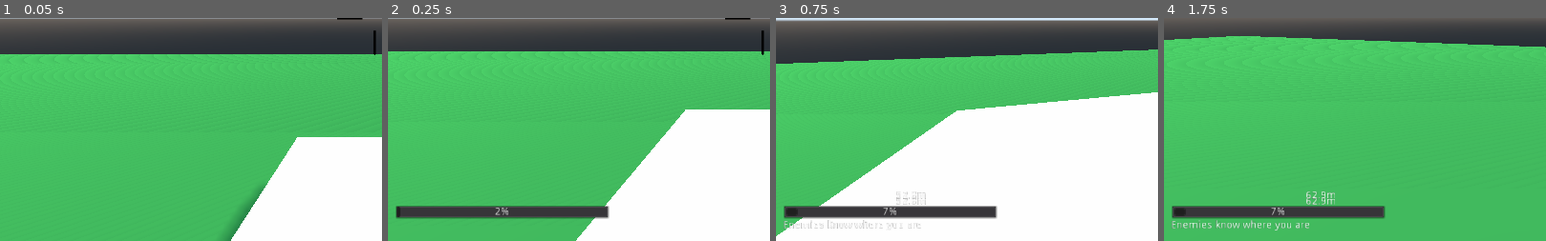
Above: before the commit, frames 1-4 (left to right).
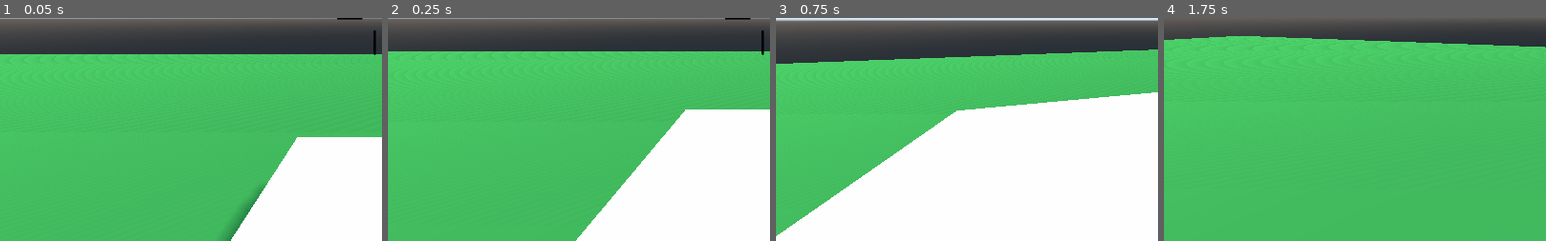
Above: after the commit, the same moments.

Repository: camgrodgers/senior-fps
Game: Godot game, scene res://Main.tscn
Same seed, same stepped clock (60 frames per second), same inputs: the game is played once before the commit and once after it.
Inputs (mouse positions are % of the whole screen's width and height, from its top left):
- Up to frame 1 (0.05 s): no input
- Up to frame 2 (0.25 s): no input
- Up to frame 3 (0.75 s): tap Enter at 0.5 s; move the mouse to (55, 50) at 0.52 s; hold Up (move_forward) from 0.53 s (still down); tap C (crouch) at 0.6 s
- Up to frame 4 (1.75 s): keep holding Up (move_forward); tap Space (jump) at 0.77, 1.52 s; move the mouse to (45, 50) at 1.27 s; tap E (interact) at 1.35 s
The pictures show only the part of the screen within x 1-51%, y 50-100%; the shares and areas given below are measured in that part.

Frame 1 is identical in both runs. In frame 2, 3.3% of the frame differs, in the area x 2-58%, y 84-91%; in frame 3, 3.7%; in frame 4, 4.1%, in the area x 2-58%, y 77-96%.

Commit message:
Refactored AI states to userefactored movement

Diff:
--- a/Enemies/Enemy.gd
+++ b/Enemies/Enemy.gd
@@ -30,7 +30,7 @@
 	SHOOT
 }
 
-var state = FIND
+var state = PATROL
 
 func update_path(goal: Vector3) -> void:
 	var new_path_pool: PoolVector3Array = nav.get_simple_path(translation, goal, true)
@@ -64,7 +64,7 @@
 	var shortestNodePathIndex = null
 	var currentNodePathIndex = 0
 	for n in coverNodes:
-		if n.occupied:
+		if n.occupied == true:
 			currentNodePathIndex += 1
 			continue
 		var path_to_node = nav.get_simple_path(translation, n.translation, true)
@@ -75,12 +75,12 @@
 		currentNodePathIndex += 1
 	if shortestNodePathIndex == null:
 		print("no free nodes")
-		prep_node(currentNode)
-		return
-	prep_node(coverNodes[shortestNodePathIndex])
+		return currentNode
+	return coverNodes[shortestNodePathIndex]
 
 func prep_node(node):
-	clear_node_data()
+	if currentNode != node:
+		clear_node_data()
 	update_path(node.translation)
 	currentNode = node
 	currentNode.occupied = true
@@ -140,67 +140,47 @@
 			var distance = translation.distance_to(player.translation)
 			if distance > 10:
 				state = FIND
-#		PATROL:
-#			if check_vision():
-#				state = FIND_COVER
-#				clear_node_data()
-#				return
-#			if $PatrolTimer.get_time_left() > 0:
-#				return
-#			else:
-#				if path.size() < 1:
-#					prep_node(patrolNodes[patrolNodeIndex])
-#					if patrolNodeIndex == patrolNodes.size() - 1:
-#						patrolNodeIndex = 0
-#					else:
-#						patrolNodeIndex += 1
-#					$PatrolTimer.start()
-#				var to = path[0]
-#				var distance = translation.distance_to(to)
-#				var total_distance = get_absolute_distance(target.translation)
-#
-#				if distance < moving:
-#					path.pop_front()
-#					return
-#
-#				var velocity = translation.direction_to(path[0]).normalized() * ENEMY_SPEED
-#				look_at(global_transform.origin + velocity, Vector3.UP)
-#				translation = translation.linear_interpolate(to, moving / distance)
-#
-#		FIND_COVER:
-#
-#			get_shortest_node()
-#			aim_at_player(delta)
-#			state = TAKE_COVER
-#
-#		TAKE_COVER:
-#			if currentNode.visible_to_player || currentNode.occupied_by != self:
-#				state = FIND_COVER
-#				path.clear()
-#				return
-#
-#			aim_at_player(delta)
-#			if path.empty():
-#				state = SHOOT
-#				return
-#
-#			var to = path[0]
-#			var distance = translation.distance_to(to)
-#
-#			if distance < moving:
-#				path.pop_front()
-#				return
-#			var velocity = translation.direction_to(path[0]).normalized() * ENEMY_SPEED
-#			move_and_slide(velocity, Vector3.UP)
-#
-#		SHOOT:
-#			###TO DO: ADD POPPING OUT OF COVER###
-#			aim_at_player(delta)
-#			if currentNode == null: return
-#			if currentNode.visible_to_player:
-#				state = FIND_COVER
-#				path.clear()
-#				return
+		PATROL:
+			if check_vision():
+				state = FIND_COVER
+				clear_node_data()
+				return
+			if $PatrolTimer.get_time_left() > 0:
+				return
+			else:
+				prep_node(patrolNodes[patrolNodeIndex])
+				move_along_path(delta, true)
+				if path.size() < 1:
+					prep_node(patrolNodes[patrolNodeIndex])
+					if patrolNodeIndex == patrolNodes.size() - 1:
+						patrolNodeIndex = 0
+					else:
+						patrolNodeIndex += 1
+					$PatrolTimer.start()
+
+
+		FIND_COVER:
+			prep_node(get_shortest_node())
+
+			state = TAKE_COVER
+
+		TAKE_COVER:
+			if currentNode.visible_to_player:
+				state = FIND_COVER
+				return
+			move_along_path(delta)
+			aim_at_player(delta)
+			if path.empty():
+				state = SHOOT
+				return
+
+
+		SHOOT:
+			###TO DO: ADD POPPING OUT OF COVER###
+			aim_at_player(delta)
+			if currentNode.visible_to_player:
+				state = FIND_COVER
+				return
 
 func get_path_distance_to(goal: Vector3) -> float:
 	var temp_path_pool: PoolVector3Array = nav.get_simple_path(translation, goal, true)
@@ -218,7 +198,6 @@
 	if currentNode != null:
 		currentNode.occupied = false
 		currentNode.occupied_by = null
-		currentNode = null
 
 func take_damage():
 	var corpse_scn: Resource = preload("res://Enemies/DeadEnemy.tscn")
--- a/Levels/TestLevel.gd
+++ b/Levels/TestLevel.gd
@@ -9,6 +9,7 @@
 
 func _ready():
 	add_instances()
+	update_cover()
 
 func _physics_process(delta):
 	update_cover()
@@ -23,6 +24,7 @@
 	player.queue_free()
 
 	add_instances()
+	update_cover()
 
 func add_instances():
 	player = player_scn.instance()
@@ -41,11 +43,12 @@
 		enemy_instance.target = player
 		enemy_instance.player = player
 		enemy_instance.translation = get_closest_point(Vector3(patrol_route.get_child(0).translation.x, 0, patrol_route.get_child(0).translation.z))
-		enemy_instance.patrolNodes = $NavNodes.get_children()
+		enemy_instance.patrolNodes = patrol_route.get_children()
 		enemy_instance.coverNodes = coverNodes
 
 	for node in $NavNodes.get_children():
 		node.NODE_TYPE = 'nav'
+		node.occupied = false
 
 	update_cover()
 
@@ -74,5 +77,7 @@
 				n.visible_to_player = true
 
 			else:
+				if coverNodes.has(n):
+					continue
 				coverNodes.append(n)
 				n.visible_to_player = false
